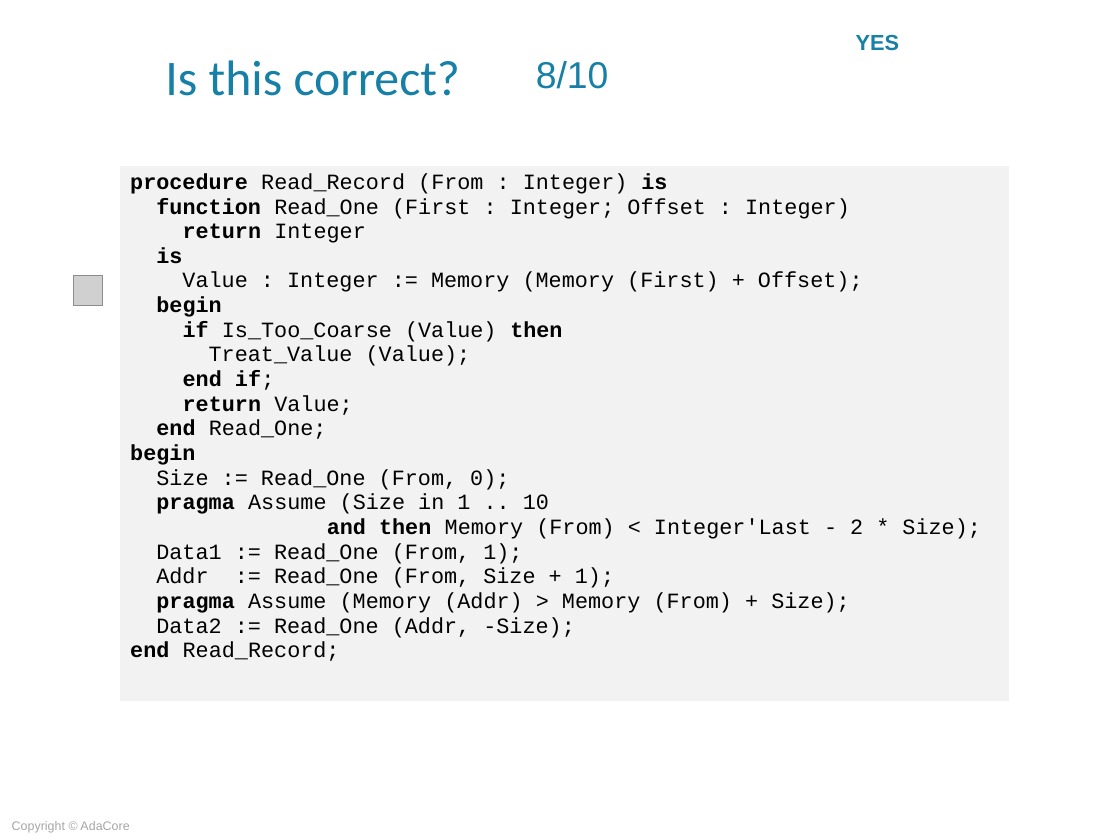
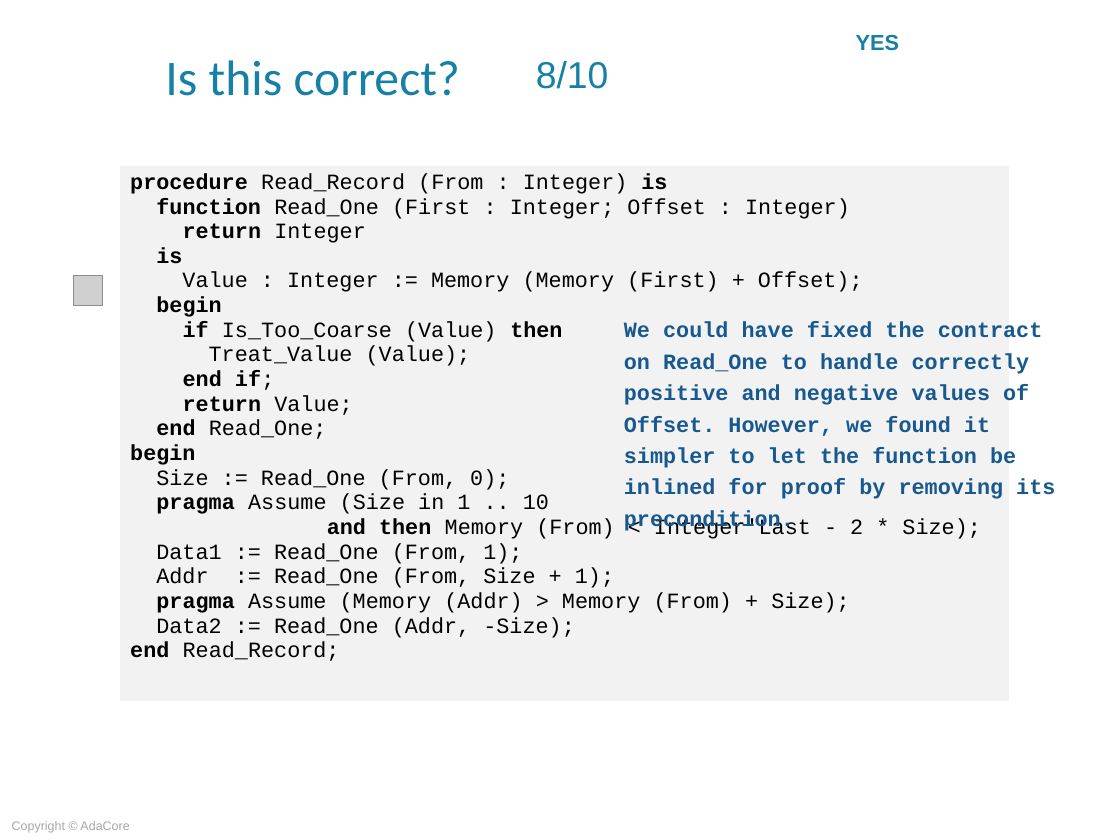
Before and after one commit to AdaCoreU/Courses, a slide deck: slide 34 of lectures/06_SPARK_2014/03_Proof_Of_Program_Integrity/Slides/03_Proof_Of_Program_Integrity.ppt. Drawn at 1120x840 pixels with LibreOffice and Linux fonts; fonts in the diff are those of the drawing; grey boxes stand for pictures; background and template pictures are left out. Boxes give left, top, right and bottom in pixels: in the first picture for what was removed or moved away, otherwise in the second. Text is boxed around its words. In the diff, an @@ line names an element or a change of style, - is before the commit and + after.

```diff
--- a/lectures/06_SPARK_2014/03_Proof_Of_Program_Integrity/Slides/03_Proof_Of_Program_Integrity.ppt
+++ b/lectures/06_SPARK_2014/03_Proof_Of_Program_Integrity/Slides/03_Proof_Of_Program_Integrity.ppt
@@ text added at (624,322,1055,533), 14 pt, text #17598F, bold @@
+We could have fixed the contract on Read_One to handle correctly positive and negative values of Offset. However, we found it simpler to let the function be inlined for proof by removing its precondition.
```
Also in this commit, not shown: 4 other slides changed, 1 other file.
